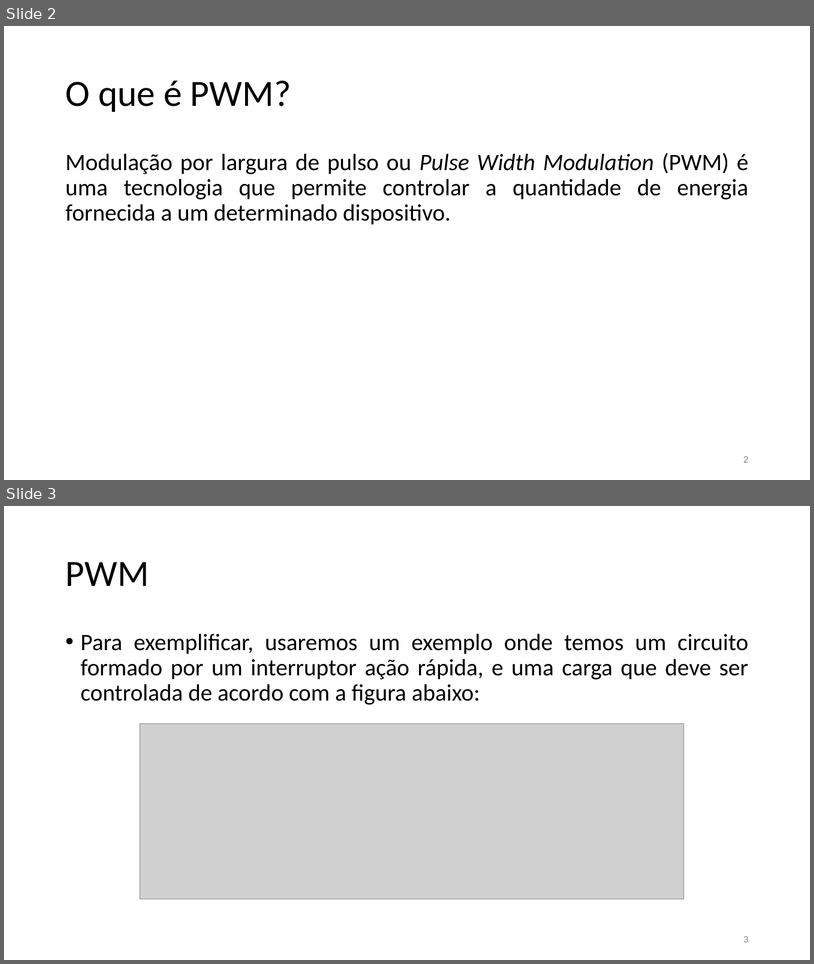
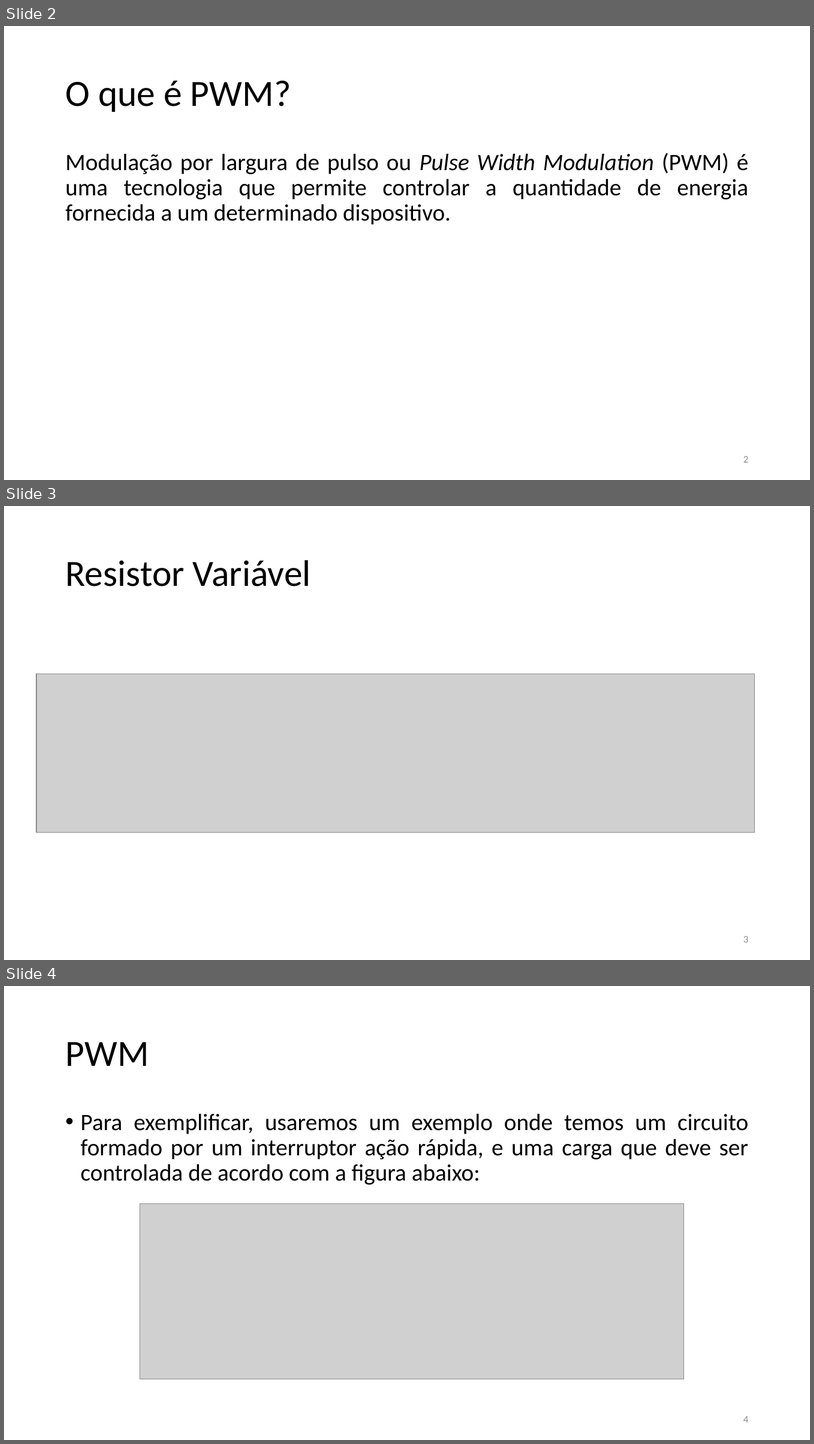
Before and after one commit to marcotulio95/PROJECT1-Arquitetura_-De_-Computadores, a slide deck: Apresentação/Arquitetura de Computadores1.pptx. Shown one above the other, each under a label of ours: slides 2 and 3 before the commit, slides 2, 3 and 4 after it. The pictures are 814x964 and 814x1444 pixels, drawn with LibreOffice and Linux fonts; fonts in the diff are those of the drawing; grey boxes stand for pictures. Boxes give left, top, right and bottom in pixels: in the first picture for what was removed or moved away, otherwise in the second. Text is boxed around its words. In the diff, an @@ line names an element or a change of style, - is before the commit and + after.

```diff
--- a/Apresentação/Arquitetura de Computadores1.pptx
+++ b/Apresentação/Arquitetura de Computadores1.pptx
@@ slide 3 added at box(4, 506, 810, 960), background #FFFFFF @@
@@ title added at box(65, 560, 311, 586), 44 pt, text #000000 @@
+Resistor Variável
@@ picture added at box(36, 673, 755, 832) @@
@@ page number added at box(744, 936, 749, 942), 12 pt, text #8C8C8C @@
+3
@@ what was slide 3 is now slide 4 @@
@@ page number at box(744, 1416, 749, 1422): text changed @@
-3
+4
```
Also in this commit, not shown: 3 slides changed, 2 other slides added.
